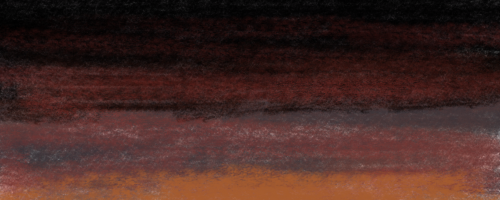
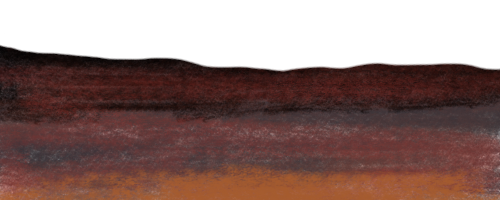
Before/after of a 500 × 200 layered artwork. What changed in the layer stack:
painted on "Warstwa 1" over [0, 0, 500, 72]
hid "Background" over [0, 0, 500, 72]
